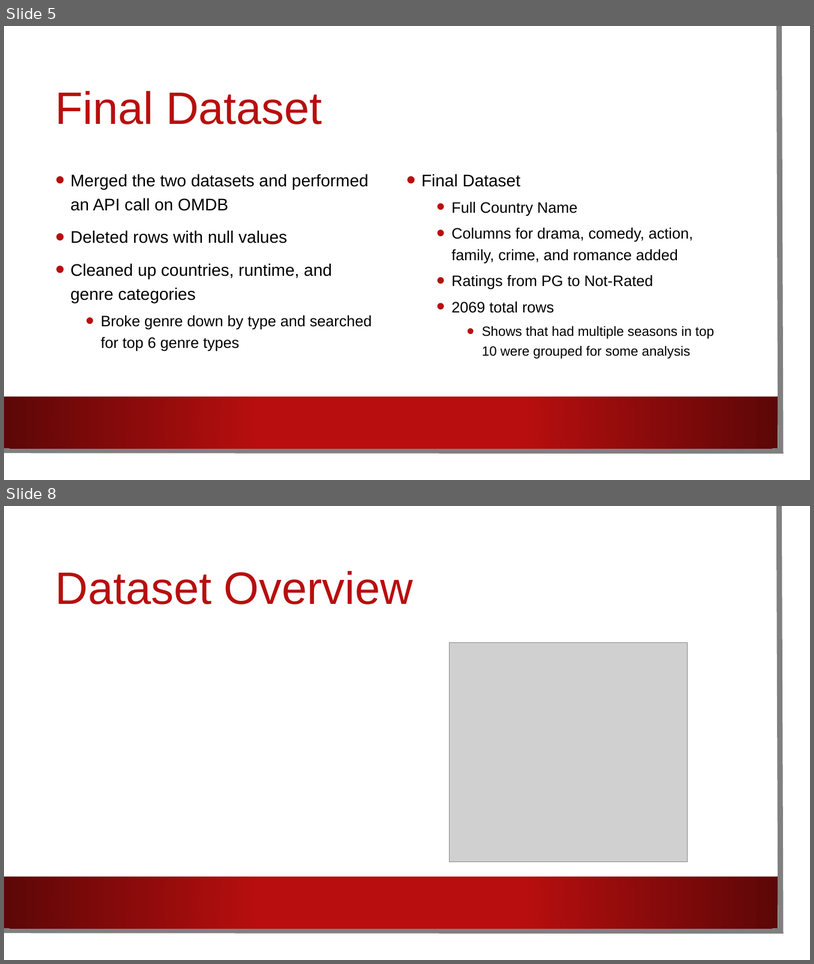
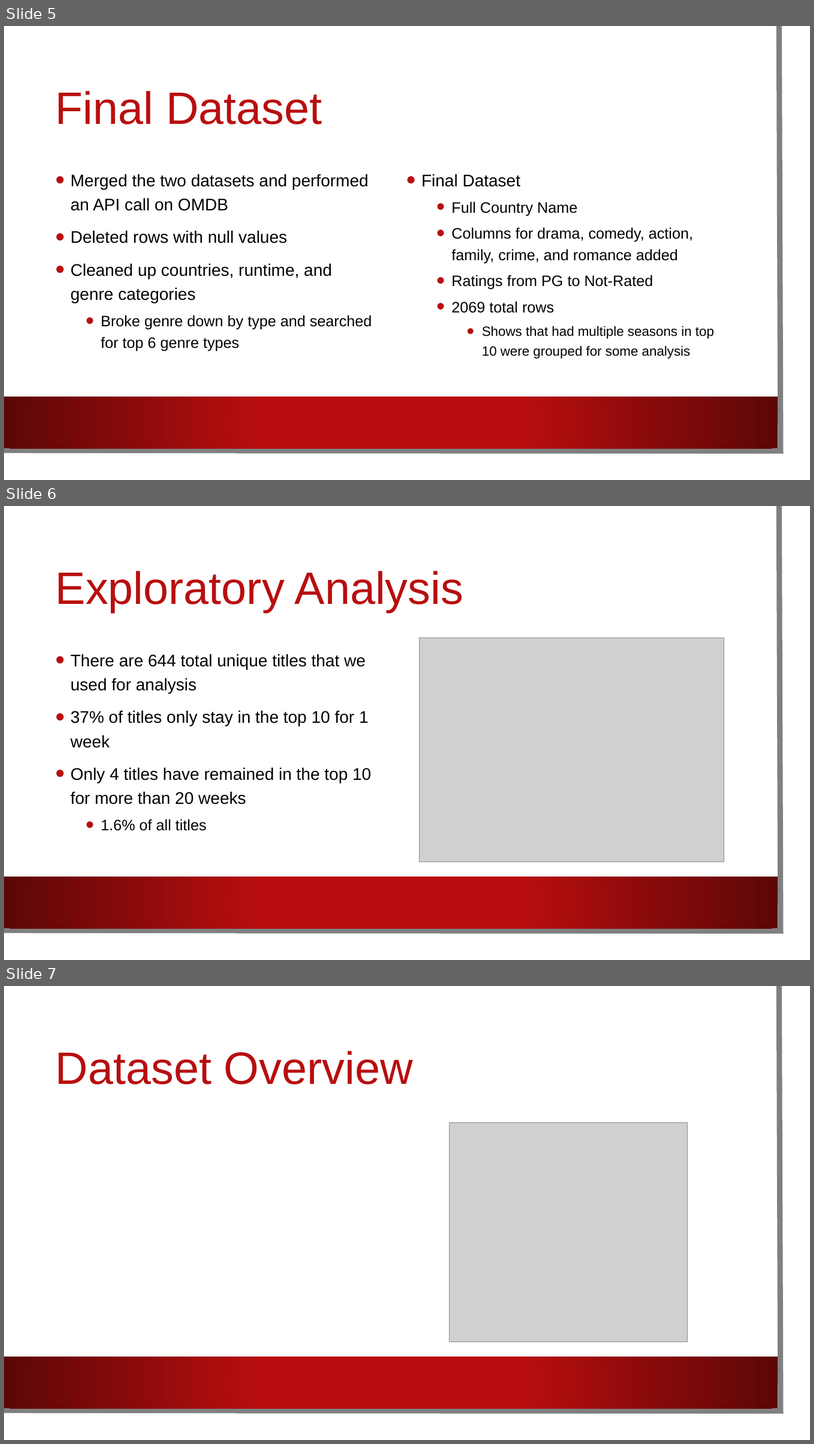
Before and after one commit to EdithLotterman/Project-1-Team-8, a slide deck: Netflix_Comparison.pptx. Shown one above the other, each under a label of ours: slides 5 and 8 before the commit, slides 5, 6 and 7 after it; the slides between them are not shown. The pictures are 814x964 and 814x1444 pixels, drawn with LibreOffice and Linux fonts; fonts in the diff are those of the drawing; grey boxes stand for pictures; background and template pictures are left out. Boxes give left, top, right and bottom in pixels: in the first picture for what was removed or moved away, otherwise in the second. Text is boxed around its words. In the diff, an @@ line names an element or a change of style, - is before the commit and + after.

```diff
--- a/Netflix_Comparison.pptx
+++ b/Netflix_Comparison.pptx
@@ slide 6 added at box(4, 506, 810, 960), background picture (left out); not listed: 3 template elements that a slide beside it also shows @@
@@ title added at box(56, 571, 464, 613), 54 pt, text #B80E0F @@
+Exploratory Analysis
@@ picture added at box(420, 637, 725, 861) @@
@@ text added at box(71, 654, 371, 831), 20 pt, text #000000 @@
+• There are 644 total unique titles that we used for analysis
+• 37% of titles only stay in the top 10 for 1 week
+• Only 4 titles have remained in the top 10 for more than 20 weeks
+  • 1.6% of all titles
@@ what was slide 8 is now slide 7 @@
```
Also in this commit, not shown: 1 slide changed, 3 other slides added, 3 slides removed, 7 other files.
